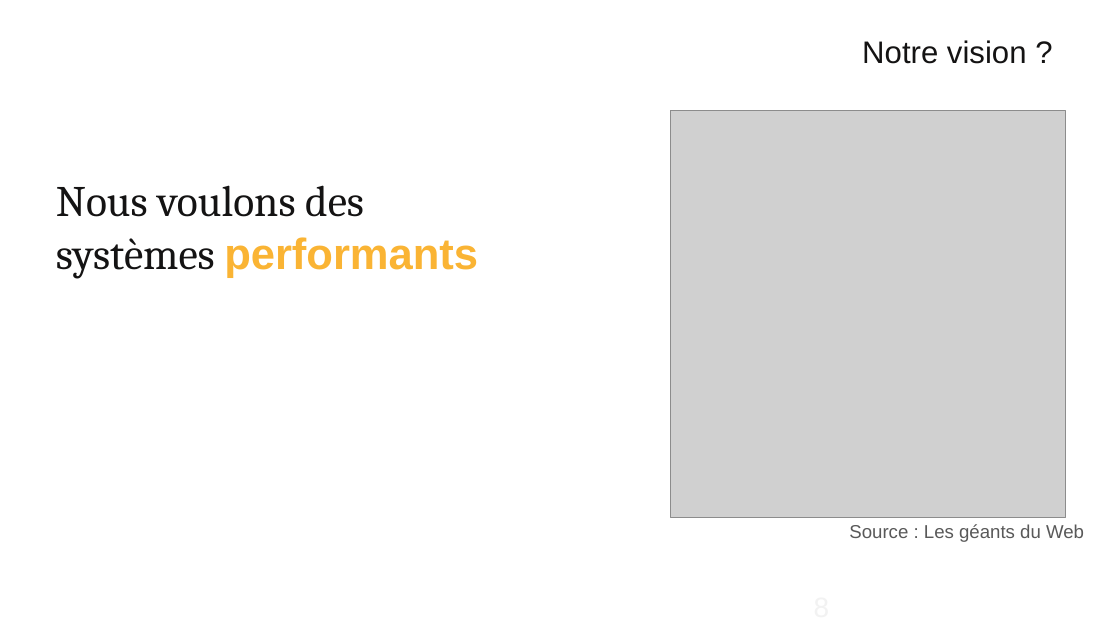
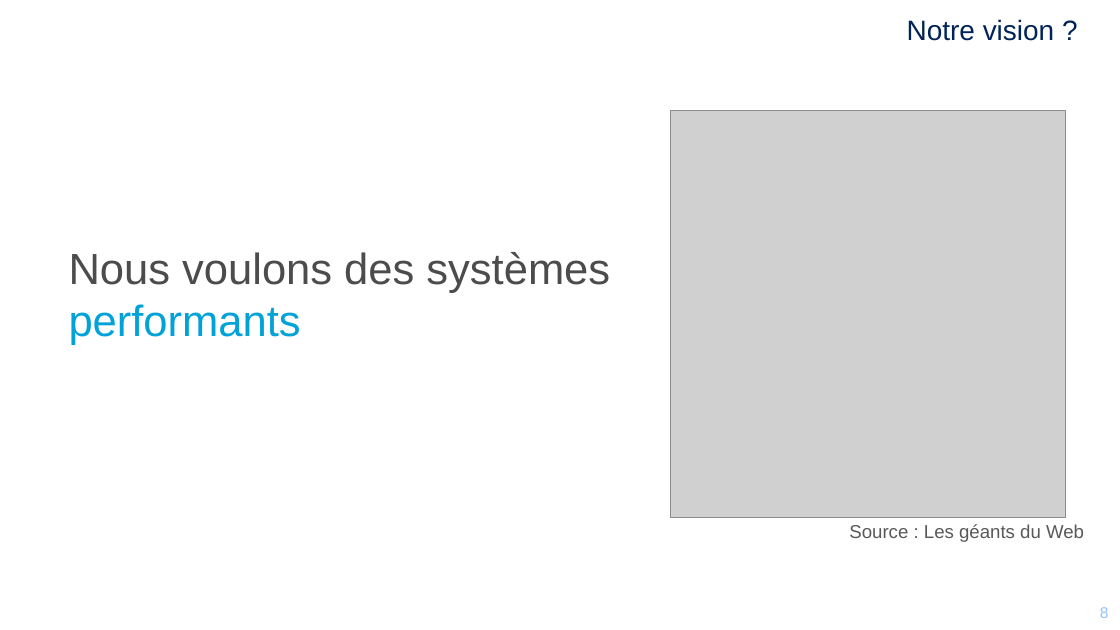
Before and after one commit to mikrob/perfuniversity, a slide deck: slide 8 of PerfUniversity.pptx. Drawn at 1120x630 pixels with LibreOffice and Linux fonts; fonts in the diff are those of the drawing; grey boxes stand for pictures; background and template pictures are left out. Boxes give left, top, right and bottom in pixels: in the first picture for what was removed or moved away, otherwise in the second. Text is boxed around its words. In the diff, an @@ line names an element or a change of style, - is before the commit and + after.

```diff
--- a/PerfUniversity.pptx
+++ b/PerfUniversity.pptx
@@ title "Notre vision ?": place and size @@
-title "Notre vision ?" at bbox=[862, 40, 1027, 64]
+title "Notre vision ?" at bbox=[907, 19, 1055, 41]
@@ title "Notre vision ?" at bbox=[907, 19, 1055, 41]: size 20 to 18 pt, text colour #141313 to #002458 @@
@@ text "Nous voulons des systèmes performants": place and size @@
-text "Nous voulons des systèmes performants" at bbox=[56, 185, 478, 279]
+text "Nous voulons des systèmes performants" at bbox=[69, 252, 610, 345]
@@ text "Nous voulons des systèmes performants" at bbox=[69, 252, 610, 345]: font Cambria to Arial, text colour #141313 to #4C4C4C in "Nous voulons des systèmes"; text colour #FAB434 to #00A2D8, bold off in "performants"; more space between paragraphs @@
@@ page number added at bbox=[886, 597, 1119, 628], 10 pt, text #96C1FF @@
+8
```
Also in this commit, not shown: 39 other slides changed, 5 slides added, 1 slide removed, 5 other files.
